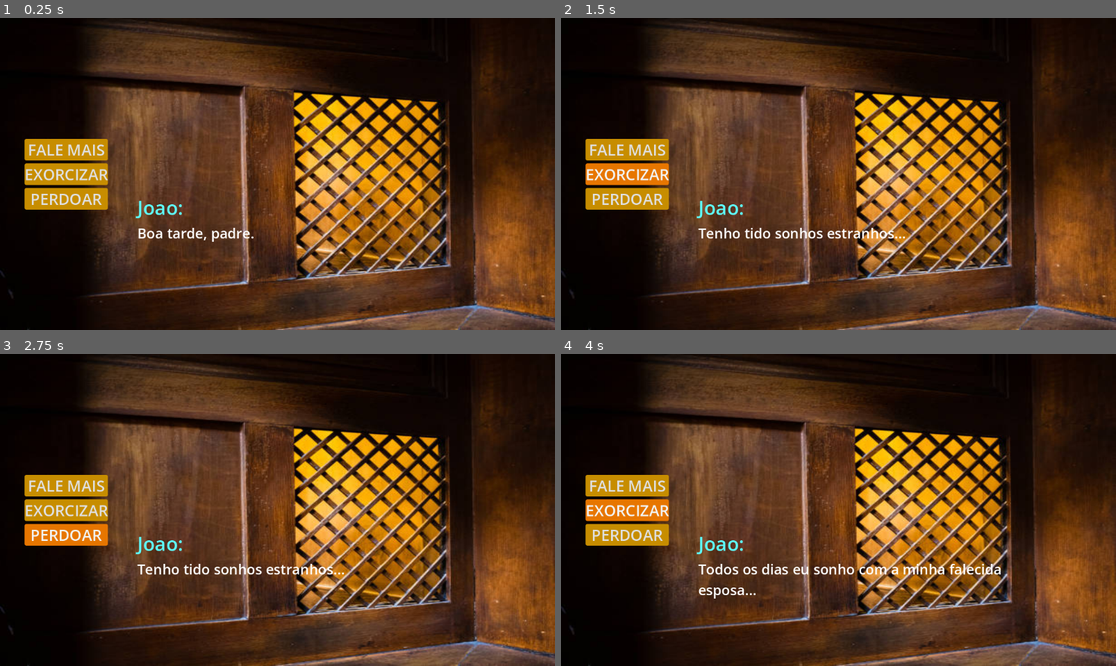
Above: before the commit, frames 1-4 (two rows, left to right).
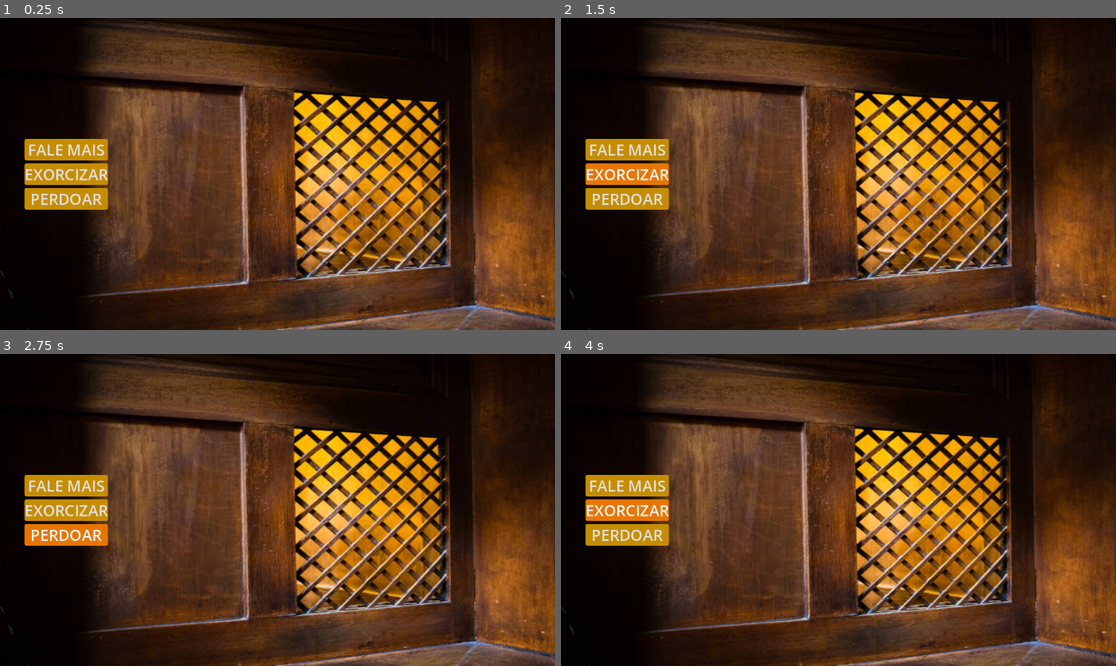
Above: after the commit, the same moments.

Repository: rafaquevici/padres-please
Game: Godot game, scene res://Confessional/confessional.tscn
Same seed, same stepped clock (60 frames per second), same inputs: the game is played once before the commit and once after it.
Inputs:
- Up to frame 1 (0.25 s): no input
- Up to frame 2 (1.5 s): click "FALE MAIS" at 0.5 s; click "EXORCIZAR" at 1.25 s
- Up to frame 3 (2.75 s): click "PERDOAR" at 2 s
- Up to frame 4 (4 s): click "FALE MAIS" at 2.75 s; click "EXORCIZAR" at 3.5 s

The runs differ from the first frame. In frame 1, 0.5% of the frame differs, in the area x 24-46%, y 58-72%; in frame 2, 0.7%; in frame 3, 0.7%; in frame 4, 1.1%, in the area x 24-80%, y 58-79%.
Error after the commit: Parse Error: Could not find type "NpcData" in the current scope. (res://Confessional/confessional.gd:3)

Commit message:
DialogueDatabase
Criado o dialogue  database, possui um array de string com 2 variaveis, dialogos possuidos e dialogos normais.

Diff:
--- a/Confessional/confessional.tscn
+++ b/Confessional/confessional.tscn
@@ -2,7 +2,11 @@
 
 [ext_resource type="Texture2D" uid="uid://q1mkc15dvgae" path="res://Confessional/Sprites/Confessional conceptr.jpg" id="1_duwye"]
 [ext_resource type="Script" uid="uid://c4qpslnf0f84u" path="res://Confessional/confessional.gd" id="1_raimj"]
-[ext_resource type="Resource" uid="uid://bouxgqgb1twt1" path="res://Data/Npc's/Joao.tres" id="2_tq4s4"]
+[ext_resource type="Script" uid="uid://by0ciuei1i02l" path="res://Data/NpcDataGenerated.gd" id="2_tq4s4"]
+
+[sub_resource type="Resource" id="Resource_hn2o2"]
+script = ExtResource("2_tq4s4")
+metadata/_custom_type_script = "uid://by0ciuei1i02l"
 
 [sub_resource type="StyleBoxFlat" id="StyleBoxFlat_mvrw6"]
 bg_color = Color(0.78039217, 0.5529412, 0, 1)
@@ -27,7 +31,7 @@
 
 [node name="Confessional" type="CanvasLayer" unique_id=448450968]
 script = ExtResource("1_raimj")
-Npc1 = ExtResource("2_tq4s4")
+Npc1 = SubResource("Resource_hn2o2")
 
 [node name="Control" type="Control" parent="." unique_id=284190148]
 layout_mode = 3
--- /dev/null
+++ b/Data/DialogueBlock.gd
@@ -0,0 +1,4 @@
+class_name DialogueBlock
+extends Resource
+
+@export var dialogues: Array[String]
--- /dev/null
+++ b/Data/NormalDialogues/normalDialogue01.tres
@@ -0,0 +1,8 @@
+[gd_resource type="Resource" script_class="DialogueBlock" format=3 uid="uid://cedw23m0357kf"]
+
+[ext_resource type="Script" uid="uid://dcl2035rt3xix" path="res://Data/DialogueBlock.gd" id="1_rwe3o"]
+
+[resource]
+script = ExtResource("1_rwe3o")
+dialogues = Array[String](["Bom dia, padre.", "Tenho me sentido muito cansado ultimamente.", "Acho que estou trabalhando demais."])
+metadata/_custom_type_script = "uid://dcl2035rt3xix"
--- /dev/null
+++ b/Data/NormalDialogues/normalDialogue02.tres
@@ -0,0 +1,8 @@
+[gd_resource type="Resource" script_class="DialogueBlock" format=3 uid="uid://bb3b38n0xf1f3"]
+
+[ext_resource type="Script" uid="uid://dcl2035rt3xix" path="res://Data/DialogueBlock.gd" id="1_ywbrl"]
+
+[resource]
+script = ExtResource("1_ywbrl")
+dialogues = Array[String](["Padre, queria pedir perdão por uma coisa.", "Briguei com meu irmão ontem.", "Falei coisas que não deveria ter falado."])
+metadata/_custom_type_script = "uid://dcl2035rt3xix"
--- /dev/null
+++ b/Data/NormalDialogues/normalDialogue03.tres
@@ -0,0 +1,8 @@
+[gd_resource type="Resource" script_class="DialogueBlock" format=3 uid="uid://sx5bsyjao0id"]
+
+[ext_resource type="Script" uid="uid://dcl2035rt3xix" path="res://Data/DialogueBlock.gd" id="1_uh4gd"]
+
+[resource]
+script = ExtResource("1_uh4gd")
+dialogues = Array[String](["Eu tenho tido dificuldade para dormir.", "Fico pensando demais nas coisas durante a noite.", "Mas acho que isso é só preocupação mesmo."])
+metadata/_custom_type_script = "uid://dcl2035rt3xix"
--- /dev/null
+++ b/Data/NormalDialogues/normalDialogue04.tres
@@ -0,0 +1,8 @@
+[gd_resource type="Resource" script_class="DialogueBlock" format=3 uid="uid://bf3abv43pxbew"]
+
+[ext_resource type="Script" uid="uid://dcl2035rt3xix" path="res://Data/DialogueBlock.gd" id="1_rrmqv"]
+
+[resource]
+script = ExtResource("1_rrmqv")
+dialogues = Array[String](["Padre, estou preocupado com minha família.", "Minha mãe está passando por uma fase difícil.", "Quero ajudar, mas não sei muito bem como."])
+metadata/_custom_type_script = "uid://dcl2035rt3xix"
--- /dev/null
+++ b/Data/NormalDialogues/normalDialogue05.tres
@@ -0,0 +1,8 @@
+[gd_resource type="Resource" script_class="DialogueBlock" format=3 uid="uid://b4gy3qxotaekg"]
+
+[ext_resource type="Script" uid="uid://dcl2035rt3xix" path="res://Data/DialogueBlock.gd" id="1_3e537"]
+
+[resource]
+script = ExtResource("1_3e537")
+dialogues = Array[String](["Faz alguns dias que não venho à igreja.", "Tenho ficado ocupado com meus estudos.", "Mas senti que precisava voltar e conversar."])
+metadata/_custom_type_script = "uid://dcl2035rt3xix"
--- a/Data/Npc's/Joao.tres
+++ /dev/null
@@ -1,9 +0,0 @@
-[gd_resource type="Resource" script_class="NpcData" format=3 uid="uid://bouxgqgb1twt1"]
-
-[ext_resource type="Script" uid="uid://by0ciuei1i02l" path="res://Data/Npc_Data.gd" id="1_0icyl"]
-
-[resource]
-script = ExtResource("1_0icyl")
-name = "Joao:"
-Dialogues = Array[String](["Boa tarde, padre.", "Tenho tido sonhos estranhos...", "Todos os dias eu sonho com a minha falecida esposa...", "Não consigo dormir a dias...", "Não sei o que esta acontecendo..", "Me ajude padre."])
-metadata/_custom_type_script = "uid://by0ciuei1i02l"
--- /dev/null
+++ b/Data/NpcDatabase.gd
@@ -0,0 +1,7 @@
+class_name NpcDatabase
+extends Resource
+
+
+@export var name: Array[String]
+@export var normalDialogue: Array[DialogueBlock]
+@export var possessedDialogue: Array[DialogueBlock]
--- /dev/null
+++ b/Data/NpcTree/npcdatabaseteste.tres
@@ -0,0 +1,21 @@
+[gd_resource type="Resource" script_class="NpcDatabase" format=3 uid="uid://cuevkq4086nib"]
+
+[ext_resource type="Script" uid="uid://dcl2035rt3xix" path="res://Data/DialogueBlock.gd" id="1_v5xgs"]
+[ext_resource type="Resource" uid="uid://cedw23m0357kf" path="res://Data/NormalDialogues/normalDialogue01.tres" id="2_wc7y0"]
+[ext_resource type="Resource" uid="uid://bb3b38n0xf1f3" path="res://Data/NormalDialogues/normalDialogue02.tres" id="3_686ct"]
+[ext_resource type="Resource" uid="uid://sx5bsyjao0id" path="res://Data/NormalDialogues/normalDialogue03.tres" id="4_utwwi"]
+[ext_resource type="Resource" uid="uid://bf3abv43pxbew" path="res://Data/NormalDialogues/normalDialogue04.tres" id="5_n6snt"]
+[ext_resource type="Resource" uid="uid://b4gy3qxotaekg" path="res://Data/NormalDialogues/normalDialogue05.tres" id="6_ttexm"]
+[ext_resource type="Resource" uid="uid://c6iof2pgrobep" path="res://Data/PossessedDialogues/possessedDialogue01.tres" id="7_1v64c"]
+[ext_resource type="Resource" uid="uid://bnfhvojniyk5g" path="res://Data/PossessedDialogues/possessedDialogue02.tres" id="8_ags41"]
+[ext_resource type="Resource" uid="uid://b7oo7i4tm6ubt" path="res://Data/PossessedDialogues/possessedDialogue03.tres" id="9_6sacc"]
+[ext_resource type="Resource" uid="uid://lbnoto7dwo0k" path="res://Data/PossessedDialogues/possessedDialogue04.tres" id="10_surdf"]
+[ext_resource type="Resource" uid="uid://be5le3atjmoix" path="res://Data/PossessedDialogues/possessedDialogue05.tres" id="11_j3j51"]
+[ext_resource type="Script" uid="uid://dko2hinfpa6le" path="res://Data/NpcDatabase.gd" id="12_57pnm"]
+
+[resource]
+script = ExtResource("12_57pnm")
+name = Array[String](["João", "Maria", "Carlos", "Ana", "Pedro", "Lucas", "Mariana", "Rafael", "Beatriz", "Antônio"])
+normalDialogue = Array[ExtResource("1_v5xgs")]([ExtResource("2_wc7y0"), ExtResource("3_686ct"), ExtResource("4_utwwi"), ExtResource("5_n6snt"), ExtResource("6_ttexm")])
+possessedDialogue = Array[ExtResource("1_v5xgs")]([ExtResource("7_1v64c"), ExtResource("8_ags41"), ExtResource("9_6sacc"), ExtResource("10_surdf"), ExtResource("11_j3j51")])
+metadata/_custom_type_script = "uid://dko2hinfpa6le"
--- a/Data/Npc_Data.gd
+++ /dev/null
@@ -1,7 +0,0 @@
-class_name NpcData
-extends  Resource
-
-@export var name: String
-@export var sprite: Texture2D
-@export var possession: bool
-@export var Dialogues: Array[String]
--- /dev/null
+++ b/Data/PossessedDialogues/possessedDialogue01.tres
@@ -0,0 +1,8 @@
+[gd_resource type="Resource" script_class="DialogueBlock" format=3 uid="uid://c6iof2pgrobep"]
+
+[ext_resource type="Script" uid="uid://dcl2035rt3xix" path="res://Data/DialogueBlock.gd" id="1_mt44q"]
+
+[resource]
+script = ExtResource("1_mt44q")
+dialogues = Array[String](["Padre, alguma coisa tem falado comigo.", "Ela fica sussurrando meu nome durante a noite.", "Às vezes, parece que está dentro da minha cabeça."])
+metadata/_custom_type_script = "uid://dcl2035rt3xix"
--- /dev/null
+++ b/Data/PossessedDialogues/possessedDialogue02.tres
@@ -0,0 +1,8 @@
+[gd_resource type="Resource" script_class="DialogueBlock" format=3 uid="uid://bnfhvojniyk5g"]
+
+[ext_resource type="Script" uid="uid://dcl2035rt3xix" path="res://Data/DialogueBlock.gd" id="1_bw07l"]
+
+[resource]
+script = ExtResource("1_bw07l")
+dialogues = Array[String](["Eu não tenho conseguido reconhecer meu próprio reflexo.", "Ontem olhei para o espelho e ele estava sorrindo.", "Mas eu não estava sorrindo."])
+metadata/_custom_type_script = "uid://dcl2035rt3xix"
--- /dev/null
+++ b/Data/PossessedDialogues/possessedDialogue03.tres
@@ -0,0 +1,8 @@
+[gd_resource type="Resource" script_class="DialogueBlock" format=3 uid="uid://b7oo7i4tm6ubt"]
+
+[ext_resource type="Script" uid="uid://dcl2035rt3xix" path="res://Data/DialogueBlock.gd" id="1_0oecy"]
+
+[resource]
+script = ExtResource("1_0oecy")
+dialogues = Array[String](["Padre, minha casa está diferente.", "Ouço passos no corredor quando estou sozinho.", "O pior é que eles sempre param atrás da porta do meu quarto."])
+metadata/_custom_type_script = "uid://dcl2035rt3xix"
--- /dev/null
+++ b/Data/PossessedDialogues/possessedDialogue04.tres
@@ -0,0 +1,8 @@
+[gd_resource type="Resource" script_class="DialogueBlock" format=3 uid="uid://lbnoto7dwo0k"]
+
+[ext_resource type="Script" uid="uid://dcl2035rt3xix" path="res://Data/DialogueBlock.gd" id="1_6b6oq"]
+
+[resource]
+script = ExtResource("1_6b6oq")
+dialogues = Array[String](["Tenho acordado em lugares que não lembro de ter ido.", "Ontem acordei no meio da floresta.", "Minhas mãos estavam cobertas de terra."])
+metadata/_custom_type_script = "uid://dcl2035rt3xix"
--- /dev/null
+++ b/Data/PossessedDialogues/possessedDialogue05.tres
@@ -0,0 +1,8 @@
+[gd_resource type="Resource" script_class="DialogueBlock" format=3 uid="uid://be5le3atjmoix"]
+
+[ext_resource type="Script" uid="uid://dcl2035rt3xix" path="res://Data/DialogueBlock.gd" id="1_immlj"]
+
+[resource]
+script = ExtResource("1_immlj")
+dialogues = Array[String](["Padre, às vezes sinto que alguém está usando meu corpo.", "Eu continuo consciente, mas não consigo controlar meus movimentos.", "E quando passa, não consigo lembrar do que fiz."])
+metadata/_custom_type_script = "uid://dcl2035rt3xix"
Not shown, added: Data/DialogueBlock.gd.uid
Empty file added: Data/NpcDataGenerated.gd
Renamed: Data/Npc_Data.gd.uid -> Data/NpcDataGenerated.gd.uid
Not shown, added: Data/NpcDatabase.gd.uid
